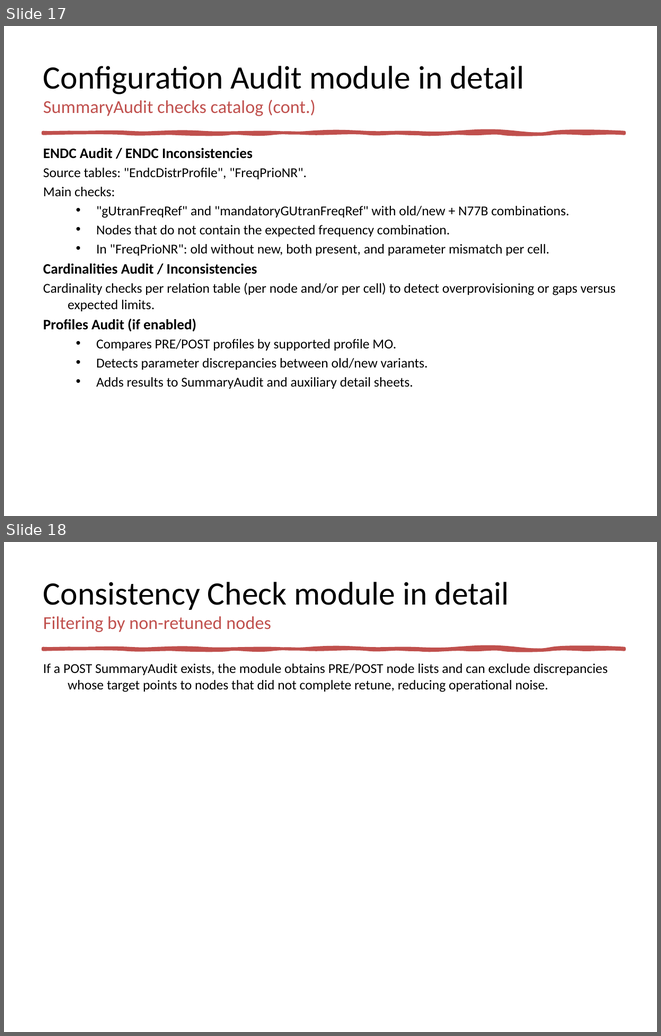
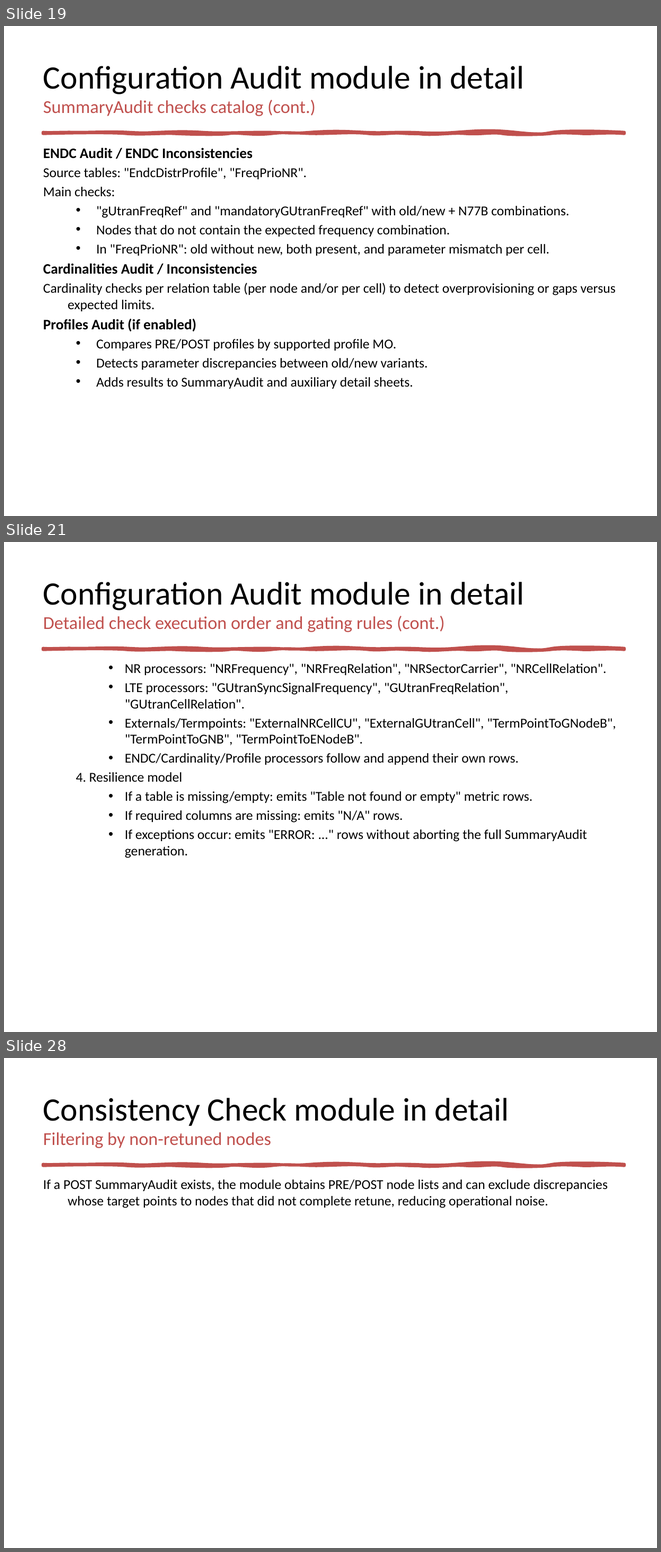
Before and after one commit to jaimetur/SSB_RetuningAutomations, a slide deck: help/User-Guide-SSB-Retuning-Automations-v0.7.3.pptx. Shown one above the other, each under a label of ours: slides 17 and 18 before the commit, slides 19, 21 and 28 after it; the slides between them are not shown. The pictures are 661x1036 and 661x1552 pixels, drawn with LibreOffice and Linux fonts; fonts in the diff are those of the drawing. Boxes give left, top, right and bottom in pixels: in the first picture for what was removed or moved away, otherwise in the second. Text is boxed around its words. In the diff, an @@ line names an element or a change of style, - is before the commit and + after.

```diff
--- a/help/User-Guide-SSB-Retuning-Automations-v0.7.3.pptx
+++ b/help/User-Guide-SSB-Retuning-Automations-v0.7.3.pptx
@@ slide 21 added at [4, 542, 657, 1032], background #FFFFFF; not listed: 1 template element that a slide beside it also shows @@
@@ title added at [43, 582, 524, 632], 20 pt, text #C0504D @@
+Configuration Audit module in detail
+Detailed check execution order and gating rules (cont.)
@@ text added at [76, 663, 616, 858], 15 pt, text #000000 @@
+    • NR processors: "NRFrequency", "NRFreqRelation", "NRSectorCarrier", "NRCellRelation".
+    • LTE processors: "GUtranSyncSignalFrequency", "GUtranFreqRelation", "GUtranCellRelation".
+    • Externals/Termpoints: "ExternalNRCellCU", "ExternalGUtranCell", "TermPointToGNodeB", "TermPointToGNB", "TermPointToENodeB".
+    • ENDC/Cardinality/Profile processors follow and append their own rows.
+  4. Resilience model
+    • If a table is missing/empty: emits "Table not found or empty" metric rows.
+    • If required columns are missing: emits "N/A" rows.
+    • If exceptions occur: emits "ERROR: ..." rows without aborting the full SummaryAudit generation.
@@ what was slide 17 is now slide 19 @@
@@ what was slide 18 is now slide 28 @@
```
Also in this commit, not shown: 1 slide changed, 10 other slides added, 3 other files.
